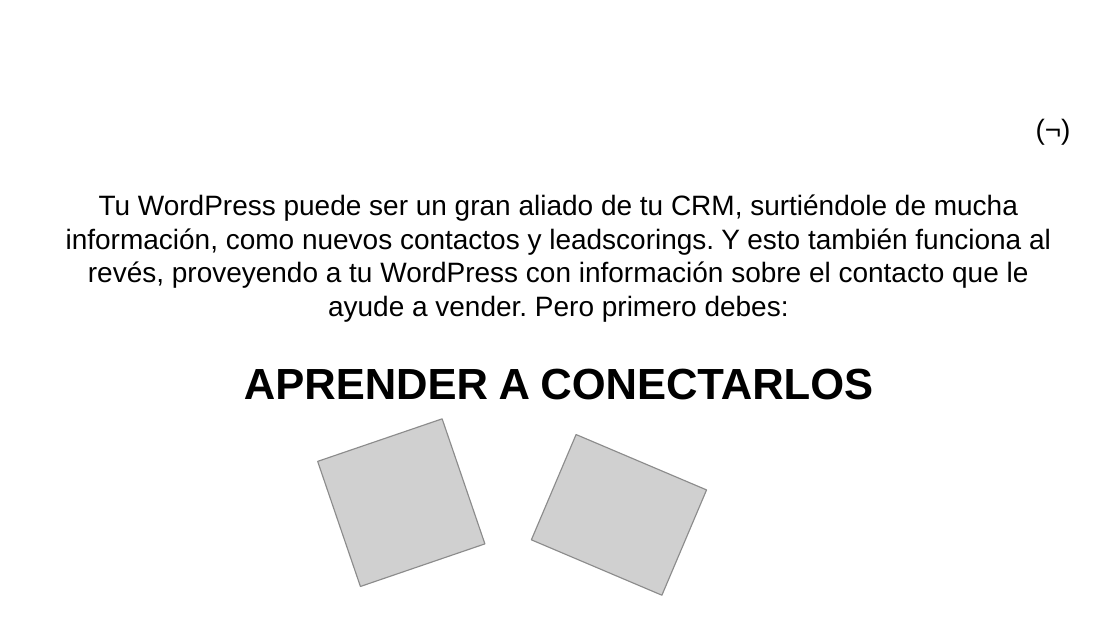
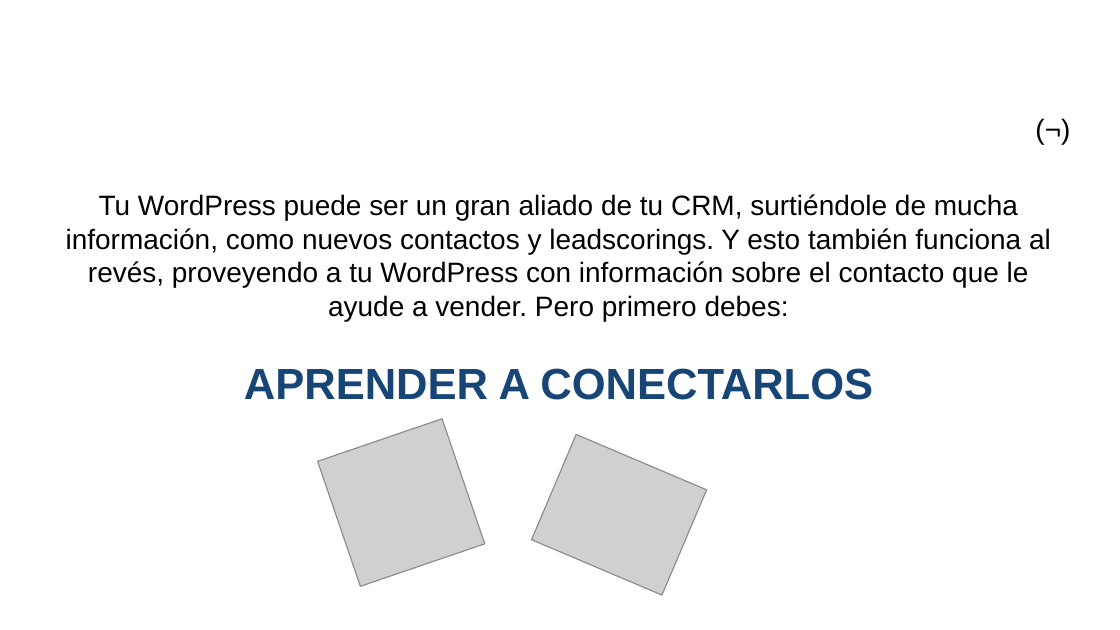
Before and after one commit to gwannon/WordCampBilbao2025, a slide deck: slide 2 of WCBIO25_Jorge-Monclus.pptx. Drawn at 1120x630 pixels with LibreOffice and Linux fonts; fonts in the diff are those of the drawing; grey boxes stand for pictures; background and template pictures are left out. Boxes give left, top, right and bottom in pixels: in the first picture for what was removed or moved away, otherwise in the second. Text is boxed around its words. In the diff, an @@ line names an element or a change of style, - is before the commit and + after.

```diff
--- a/WCBIO25_Jorge-Monclus.pptx
+++ b/WCBIO25_Jorge-Monclus.pptx
@@ text at <box>244,368,873,400</box>: text colour #000000 to #174575 in "APRENDER A CONECTARLOS" @@
```
Also in this commit, not shown: 1 other slide changed, 16 slides added, 4 slides removed, 2 other files.
